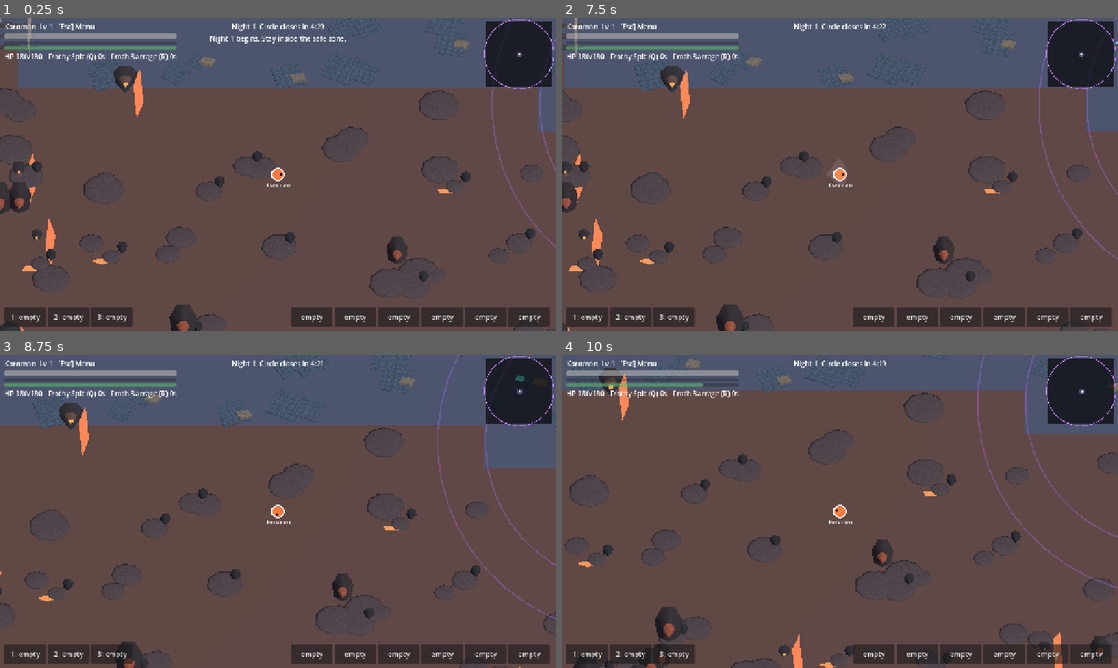
Above: before the commit, frames 1-4 (two rows, left to right).
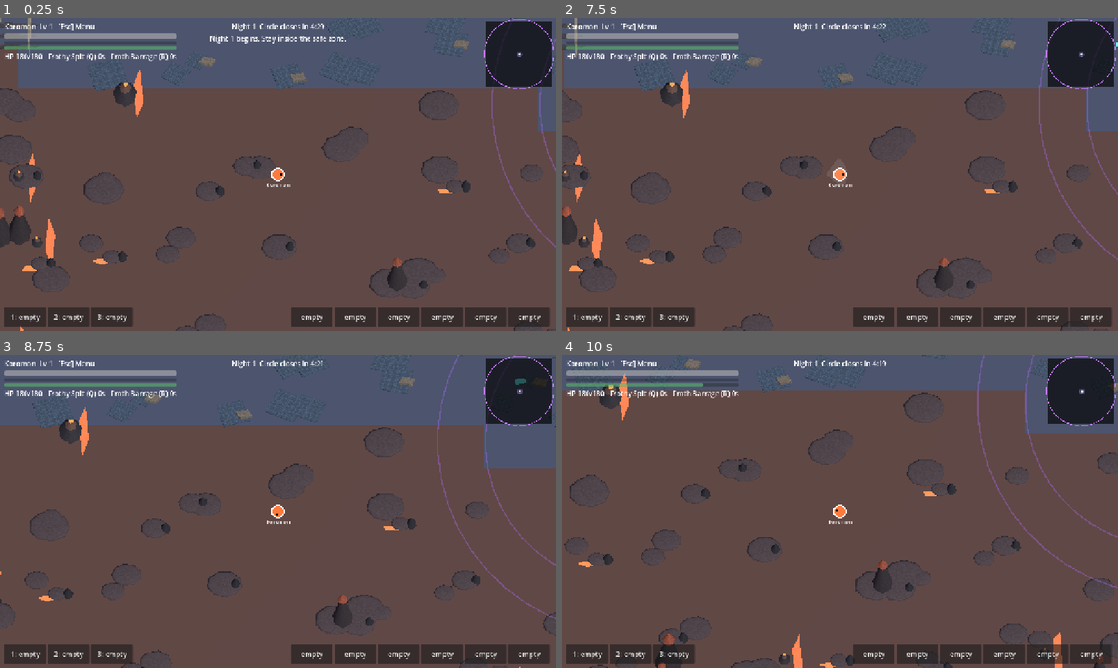
Above: after the commit, the same moments.

Repository: balaxguns/Digirogue-Coop
Game: Godot game, scene res://bugfixes-menu-down-update/scenes/run.tscn
The game is run twice, just before and just after one commit, with the same random seed, the same clock (stepped at 60 frames per second) and the same inputs. This scene is started directly instead of the project's main scene.
Inputs (mouse positions are in pixels of both pictures, inside the frame that each line leads up to):
- Up to frame 1 (0.25 s): no input
- Up to frame 2 (7.5 s): click "1: empty" at 0.5 s; click "2: empty" at 1.25 s; click "3: empty" at 2 s; click "empty" at 2.75 s; click "empty" at 3.5 s; click "empty" at 4.25 s; click "empty" at 5 s; click "empty" at 5.75 s; click "empty" at 6.5 s; tap Enter at 7.25 s; move the mouse to (962, 158) at 7.27 s; press the mouse at (962, 158) at 7.28 s; hold D (move_right) from 7.28 s (still down)
- Up to frame 3 (8.75 s): release D (move_right) at 8 s; release the mouse at (400, 495) at 8 s; drag from (166, 527) to (250, 574) at 8.02 s
- Up to frame 4 (10 s): tap Space (dodge) at 8.75, 8.85 s; move the mouse to (895, 442) at 8.77 s; hold D (move_right) 8.78-9.5 s; drag from (812, 574) to (673, 464) at 9.52 s

The runs differ from the first frame. In frame 1, 2.9% of the frame differs, in the area x 0-97%, y 15-100%; in frame 2, 2.4%; in frame 3, 1.6%; in frame 4, 2.3%.

Commit message:
Rebuild forest trees with anchored trunks and layered canopy silhouettes; remove mesh tilt that broke collisions

Diff:
--- a/scripts/digital_props.gd
+++ b/scripts/digital_props.gd
@@ -88,18 +88,10 @@
 	var key := "%s:%s:%d:%s" % [shape, color.to_html(), pattern, str(glow)]
 	if not groups.has(key):
 		groups[key] = {"shape": shape, "color": color, "pattern": pattern, "glow": glow, "items": []}
-	# The camera stays directly overhead. Tilt the PROP geometry toward the
-	# camera in world space so its side silhouette is visible in X/Z projection.
-	# Ground decals stay flat; vertical trunks, trees, cliffs and houses lean
-	# visually without changing the gameplay or camera coordinates.
-	var vertical: bool = size.y > 2.5 and size.y > minf(size.x, size.z) * 0.55
-	var basis := Basis(Vector3.UP, rotation)
-	var visual_pos := pos
-	if vertical:
-		basis = Basis(Vector3.RIGHT, deg_to_rad(58.0)) * basis
-		visual_pos.z -= size.y * 0.34
-	basis = basis.scaled(size)
-	groups[key].items.append(Transform3D(basis, visual_pos))
+	# Do not tilt entire meshes: doing so displaced their visible bases
+	# away from the authoritative 2D collision circles.
+	var basis := Basis(Vector3.UP, rotation).scaled(size)
+	groups[key].items.append(Transform3D(basis, pos))
 
 func _p(world: Vector2, y: float = 0.0) -> Vector3:
 	return Vector3((world.x - 4500.0) * S, y, (world.y - 4500.0) * S)
@@ -109,11 +101,16 @@
 	var height := (18.0 + float((i * 19) % 22)) * S
 	var rot := float(i) * 2.39996
 	match b:
-		0: # Withered Forest: old circuit-root trees, luminous data fungi, terminal stones.
-			_add("cone", Color("#4e3d38"), pos + Vector3(0, height * 0.65, 0), Vector3(height * 0.52, height * 1.3, height * 0.52), rot, 1)
-			for j in 3:
-				_add("sphere", Color("#354f42"), pos + Vector3(sin(rot + j * 2.1) * height * 0.3, height * (1.3 + j * 0.18), cos(rot + j * 2.1) * height * 0.3), Vector3(height * 1.2, height * 0.7, height * 1.0), 0, 1)
-			_add("sphere", Color("#36c4a0"), pos + Vector3(height * 0.75, 0.7, 0), Vector3(1.7, 0.7, 1.7), 0, 3, true)
+		0: # Readable side-on tree silhouette, drawn in world X/Z without camera rotation.
+			# Trunk base is exactly at the gameplay collision center. The canopy
+			# extends north in screen-space; only the trunk blocks movement.
+			_add("sphere", Color("#3a2c29"), pos + Vector3(0, 0.5, 0), Vector3(7, 1, 7), rot, 1)
+			_add("cylinder", Color("#655044"), pos + Vector3(0, 2, -4), Vector3(5, 4, 13), rot, 1)
+			_add("cone", Color("#315d40"), pos + Vector3(0, 3, -15), Vector3(24, 6, 25), rot, 1)
+			_add("sphere", Color("#426e4b"), pos + Vector3(-7, 4, -20), Vector3(19, 7, 17), rot, 1)
+			_add("sphere", Color("#527e50"), pos + Vector3(8, 4, -22), Vector3(19, 7, 17), rot, 1)
+			_add("sphere", Color("#3e6948"), pos + Vector3(0, 5, -29), Vector3(22, 8, 18), rot, 1)
+			_add("sphere", Color("#55b48b"), pos + Vector3(10, 5, -23), Vector3(3, 1, 3), 0, 3, true)
 		1: # Freezeland: glacier spires, layered snow, cold blue data crystals.
 			_add("cone", Color("#a9d9e8"), pos + Vector3(0, height * 0.8, 0), Vector3(height * 0.8, height * 1.6, height * 0.8), rot, 1)
 			_add("cone", Color("#e6f3f7"), pos + Vector3(0, height * 1.55, 0), Vector3(height * 0.46, height * 0.75, height * 0.46), rot, 1)
